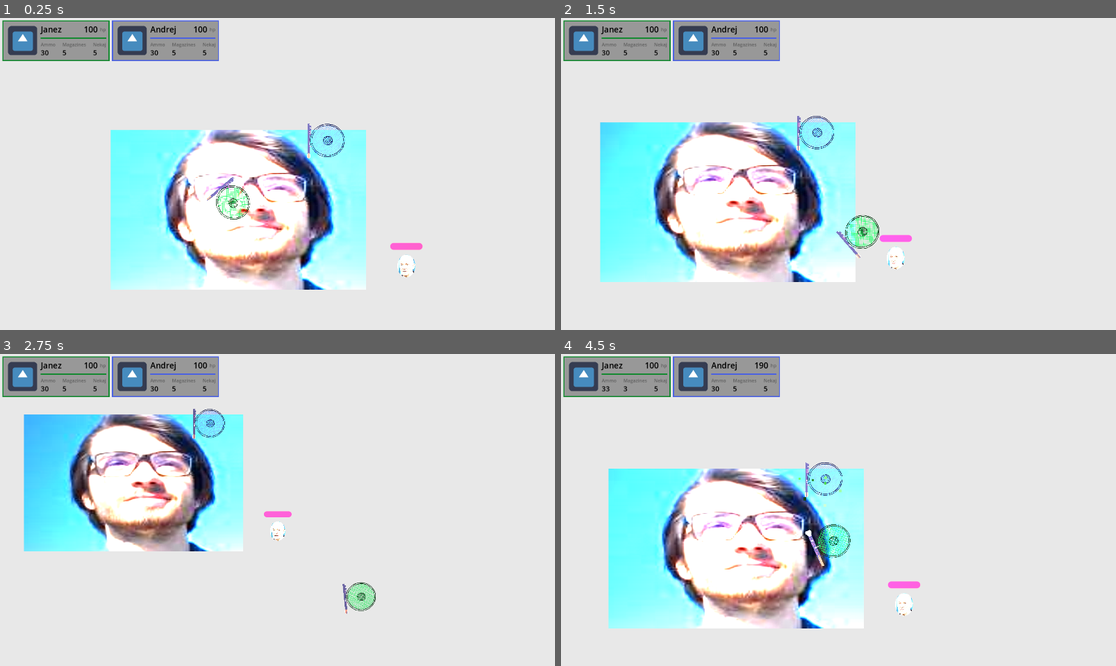
Above: before the commit, frames 1-4 (two rows, left to right).
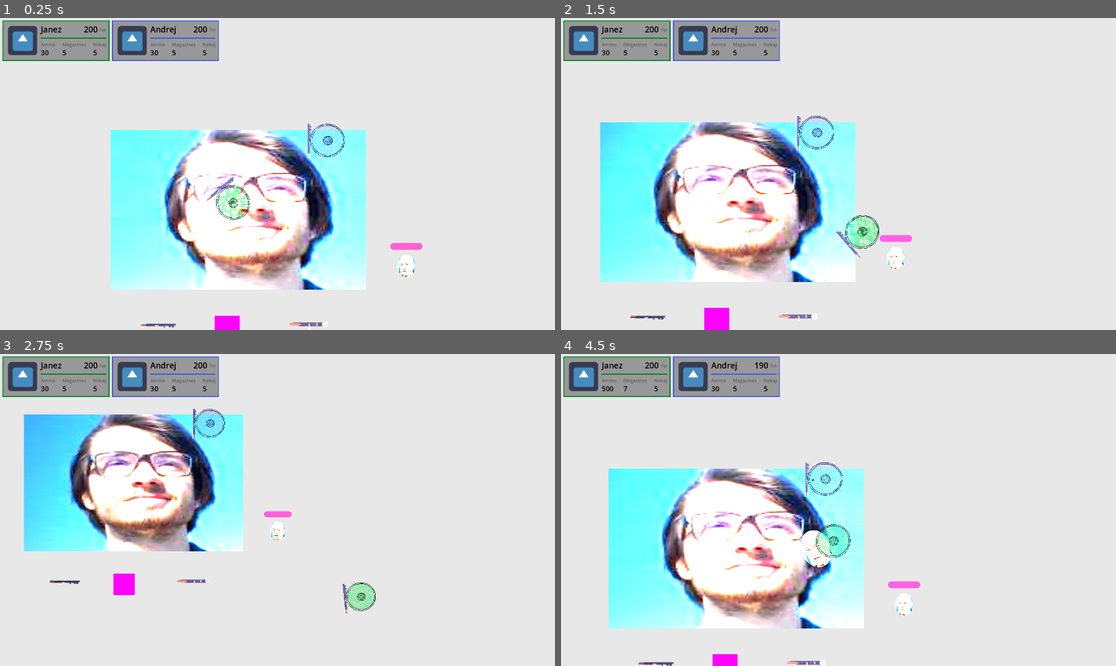
Above: after the commit, the same moments.

Repository: LanVukusic/GameX
Game: Godot game, scene res://TEST.tscn
The game is run twice, just before and just after one commit, with the same random seed, the same clock (stepped at 60 frames per second) and the same inputs. The engine's default icon, where the game draws it, is replaced by a stand-in: a white triangle on a blue panel in a dark square.
Inputs (mouse positions are in pixels of both pictures, inside the frame that each line leads up to):
- Up to frame 1 (0.25 s): no input
- Up to frame 2 (1.5 s): move the mouse to (960, 158) at 0.52 s; hold Right (ui_right) 0.53-1.28 s; hold Tab (CheckTree) 0.53-1.28 s; move the mouse to (727, 189) at 1.27 s; hold Down (ui_down) from 1.28 s (still down); tap Tab (CheckTree) at 1.35 s
- Up to frame 3 (2.75 s): move the mouse to (333, 441) at 2.02 s; release Down (ui_down) at 2.03 s; hold Right (ui_right) from 2.03 s (still down); hold L (Lamp) from 2.03 s (still down); tap Tab (CheckTree) at 2.3 s
- Up to frame 4 (4.5 s): move the mouse to (810, 572) at 2.77 s; release Right (ui_right) at 2.78 s; release L (Lamp) at 2.78 s; hold Up (ui_up) 2.78-3.53 s; click (810, 572) at 2.85 s; tap Tab (CheckTree) at 3.05, 3.8, 4.35 s; move the mouse to (1005, 556) at 3.52 s; hold 1 (WeaponSwitch) 3.53-4.28 s; hold Left (ui_left) from 3.53 s (still down); move the mouse to (672, 463) at 4.27 s

The runs differ from the first frame. In frame 1, 0.4% of the frame differs, in the area x 15-59%, y 2-100%; in frame 2, 0.5%; in frame 3, 0.4%; in frame 4, 0.8%, in the area x 7-49%, y 2-100%.
Error in both runs: Invalid access to property or key 'lamp' on a base object of type 'CharacterBody2D (Player)'. (res://Entities/Player/PlayerDevNode.gd:53)

Commit message:
fixed health ui, started adding a basic pickup system plus inventory

Diff:
--- /dev/null
+++ b/Godot/Components/PickUp/PickUp.tscn
@@ -0,0 +1,18 @@
+[gd_scene load_steps=4 format=3 uid="uid://b5n6tc3kklr8q"]
+
+[ext_resource type="Script" path="res://Components/hurtbox_component.gd" id="1_ftd4i"]
+[ext_resource type="Script" path="res://Components/PickUp/pick_up_logic.gd" id="1_muq3j"]
+
+[sub_resource type="CircleShape2D" id="CircleShape2D_r50w1"]
+
+[node name="PickUp" type="Node2D"]
+script = ExtResource("1_muq3j")
+
+[node name="Sprite2D" type="Sprite2D" parent="."]
+unique_name_in_owner = true
+
+[node name="HurtboxComponent" type="Area2D" parent="."]
+script = ExtResource("1_ftd4i")
+
+[node name="CollisionShape2D" type="CollisionShape2D" parent="HurtboxComponent"]
+shape = SubResource("CircleShape2D_r50w1")
--- /dev/null
+++ b/Godot/Components/PickUp/pick_up_logic.gd
@@ -0,0 +1,24 @@
+@tool
+extends Node2D
+
+
+@export var item: Item:
+	set(value):
+		item = value
+		if Engine.is_editor_hint():
+			_init_item_visuals()
+
+@onready var sprite: Sprite2D = %Sprite2D
+
+# Called when the node enters the scene tree for the first time.
+func _ready() -> void:
+	_init_item_visuals()
+
+# Called every frame. 'delta' is the elapsed time since the previous frame.
+func _process(delta: float) -> void:
+	pass
+
+
+func _init_item_visuals():
+	if item:
+		sprite.texture = item.sprite
--- a/Godot/Components/health_component.gd
+++ b/Godot/Components/health_component.gd
@@ -29,3 +29,6 @@
 
 func _init_health(value: int):
 	health = value
+
+func force_signal():
+	sig_health_changed.emit(health)
--- /dev/null
+++ b/Godot/Components/inventory_component.gd
@@ -0,0 +1,16 @@
+extends Node
+class_name InventoryComponent
+
+@export var items_held: Array[Item]
+
+
+# Called when the node enters the scene tree for the first time.
+func _ready() -> void:
+	pass # Replace with function body.
+
+# Called every frame. 'delta' is the elapsed time since the previous frame.
+func _process(delta: float) -> void:
+	pass
+
+func add_item(item: Item):
+	pass
--- /dev/null
+++ b/Godot/Components/pick_up_component.gd
@@ -0,0 +1,11 @@
+extends Node2D
+
+
+# Called when the node enters the scene tree for the first time.
+func _ready() -> void:
+	pass # Replace with function body.
+
+
+# Called every frame. 'delta' is the elapsed time since the previous frame.
+func _process(delta: float) -> void:
+	pass
--- /dev/null
+++ b/Godot/CustomResourcesTemplates/Item.gd
@@ -0,0 +1,11 @@
+extends Resource
+class_name Item
+
+@export_category("Name")
+@export var name: String
+
+@export_category("Scene")
+@export var scene: PackedScene
+
+@export_category("Sprite")
+@export var sprite: Texture2D
--- /dev/null
+++ b/Godot/CustomResourcesTemplates/WeaponItem.gd
@@ -0,0 +1,2 @@
+extends Item
+class_name WeaponItem
--- a/Godot/CustomResourcesTemplates/weapon_resource.gd
+++ b/Godot/CustomResourcesTemplates/weapon_stats.gd
@@ -1,5 +1,5 @@
 extends Resource
-class_name WeaponResource
+class_name WeaponStats
 
 signal ammo_change(ammo_count: int)
 signal magazine_change(mag_count: int)
--- a/Godot/Entities/Player/Player.tscn
+++ b/Godot/Entities/Player/Player.tscn
@@ -1,16 +1,21 @@
-[gd_scene load_steps=16 format=3 uid="uid://lrrmhxf8p6g3"]
+[gd_scene load_steps=21 format=3 uid="uid://lrrmhxf8p6g3"]
 
 [ext_resource type="Script" path="res://Entities/Player/Player.gd" id="1_3c7vl"]
 [ext_resource type="Resource" uid="uid://dy2cmdua6gms6" path="res://Entities/Player/PlayerResource.tres" id="2_dshqb"]
 [ext_resource type="PackedScene" uid="uid://bajkwgp562ka7" path="res://WeaponManager/WeaponManager.tscn" id="2_y2jhs"]
 [ext_resource type="Texture2D" uid="uid://duyjd8pucj7cm" path="res://Assets/Hat.png" id="4_64k0y"]
+[ext_resource type="Script" path="res://CustomResourcesTemplates/WeaponItem.gd" id="5_p3x3i"]
+[ext_resource type="Resource" uid="uid://b3umnknrbbkc1" path="res://Weapons/ranged_weapons/WeaponResources/GoodGun.tres" id="6_hh13q"]
 [ext_resource type="Script" path="res://Components/hurtbox_component.gd" id="6_j48yb"]
 [ext_resource type="Script" path="res://Components/health_component.gd" id="7_4gix7"]
+[ext_resource type="Resource" uid="uid://bgr4e6vws740w" path="res://Weapons/ranged_weapons/WeaponResources/JansaGun.tres" id="7_jqk74"]
+[ext_resource type="Resource" uid="uid://c3mxkg2lv0ige" path="res://Weapons/ranged_weapons/WeaponResources/ShitGun.tres" id="8_4gx4o"]
 [ext_resource type="Script" path="res://Components/move_input_component.gd" id="8_vgfwh"]
 [ext_resource type="Script" path="res://Components/character_move_component.gd" id="9_nm2o8"]
 [ext_resource type="Script" path="res://Components/look_input_component.gd" id="10_mtr7l"]
 [ext_resource type="Script" path="res://Components/look_component.gd" id="11_nkggg"]
 [ext_resource type="Script" path="res://Components/status_effect_handler_component.gd" id="11_qj6mh"]
+[ext_resource type="Script" path="res://Components/inventory_component.gd" id="12_50v3v"]
 
 [sub_resource type="CircleShape2D" id="CircleShape2D_aj4h7"]
 radius = 28.0
@@ -45,6 +50,7 @@
 
 [node name="WeaponManager" parent="." instance=ExtResource("2_y2jhs")]
 position = Vector2(-30, 0)
+avaliable_weapons = Array[ExtResource("5_p3x3i")]([ExtResource("6_hh13q"), ExtResource("7_jqk74"), ExtResource("8_4gx4o")])
 
 [node name="CollisionShape2D" type="CollisionShape2D" parent="."]
 shape = SubResource("CircleShape2D_aj4h7")
@@ -89,3 +95,6 @@
 script = ExtResource("11_nkggg")
 actor = NodePath("..")
 look_speed = 10.0
+
+[node name="InventoryComponent" type="Node" parent="."]
+script = ExtResource("12_50v3v")
--- a/Godot/TEST.tscn
+++ b/Godot/TEST.tscn
@@ -1,13 +1,17 @@
-[gd_scene load_steps=11 format=3 uid="uid://btda7ax5atic7"]
+[gd_scene load_steps=15 format=3 uid="uid://btda7ax5atic7"]
 
-[ext_resource type="PackedScene" uid="uid://bu1vvd37kb4tn" path="res://Camera/MainCamera.tscn" id="2_oifng"]
+[ext_resource type="PackedScene" path="res://Camera/MainCamera.tscn" id="2_oifng"]
 [ext_resource type="Texture2D" uid="uid://ckdbul8vla5d8" path="res://Assets/{768B6756-A940-4E02-B0D2-963D91A6511A}.png" id="3_i0f0g"]
-[ext_resource type="PackedScene" uid="uid://cb4lh3a0xlxc" path="res://Networking/socket_server.tscn" id="4_5k5dy"]
+[ext_resource type="PackedScene" path="res://Networking/socket_server.tscn" id="4_5k5dy"]
 [ext_resource type="PackedScene" uid="uid://lrrmhxf8p6g3" path="res://Entities/Player/Player.tscn" id="5_3rete"]
 [ext_resource type="PackedScene" uid="uid://cj6py650hlmmx" path="res://UI/UiManager.tscn" id="5_164ts"]
 [ext_resource type="Script" path="res://CustomResourcesTemplates/stats.gd" id="6_cuhn2"]
 [ext_resource type="Script" path="res://Entities/Player/PlayerDevNode.gd" id="6_ogjir"]
 [ext_resource type="PackedScene" uid="uid://c87u2t2spvcmv" path="res://Entities/Enemies/Zergling.tscn" id="8_4gdji"]
+[ext_resource type="PackedScene" uid="uid://b5n6tc3kklr8q" path="res://Components/PickUp/PickUp.tscn" id="8_scmed"]
+[ext_resource type="Resource" uid="uid://b3umnknrbbkc1" path="res://Weapons/ranged_weapons/WeaponResources/GoodGun.tres" id="9_saa1f"]
+[ext_resource type="Resource" uid="uid://bgr4e6vws740w" path="res://Weapons/ranged_weapons/WeaponResources/JansaGun.tres" id="11_gc82w"]
+[ext_resource type="Resource" uid="uid://c3mxkg2lv0ige" path="res://Weapons/ranged_weapons/WeaponResources/ShitGun.tres" id="11_u1j2j"]
 
 [sub_resource type="Resource" id="Resource_hprkm"]
 resource_local_to_scene = true
@@ -62,6 +66,18 @@
 
 [node name="{768b6756-a940-4e02-b0d2-963d91a6511a}" type="Sprite2D" parent="."]
 z_index = -1
-position = Vector2(-1.52588e-05, 1.90735e-06)
+position = Vector2(-3.08149e-33, 5.77779e-34)
 scale = Vector2(2.77703, 2.14167)
 texture = ExtResource("3_i0f0g")
+
+[node name="PickUp" parent="." instance=ExtResource("8_scmed")]
+position = Vector2(-128, 185)
+item = ExtResource("9_saa1f")
+
+[node name="PickUp2" parent="." instance=ExtResource("8_scmed")]
+position = Vector2(112, 185)
+item = ExtResource("11_u1j2j")
+
+[node name="PickUp3" parent="." instance=ExtResource("8_scmed")]
+position = Vector2(-18, 190)
+item = ExtResource("11_gc82w")
--- a/Godot/UI/UIPlayerNode.gd
+++ b/Godot/UI/UIPlayerNode.gd
@@ -13,7 +13,8 @@
 func _ready() -> void:
 	connected_player.weapon_manager.weapon_switched.connect(connect_singals)
 	connect_singals()
-	connected_player.weapon_manager.current_weapon.WEAPON.force_signal()
+	connected_player.weapon_manager.current_weapon.weapon_stats.force_signal()
+	connected_player.healthcomponent.force_signal()
 
 func set_curr_ammo_count(ammo_count: int):
 	ammo.text = str(ammo_count)
@@ -37,11 +38,11 @@
 
 
 func connect_singals():
-	if (!connected_player.weapon_manager.current_weapon.WEAPON.ammo_change.is_connected(set_curr_ammo_count)):
-		connected_player.weapon_manager.current_weapon.WEAPON.ammo_change.connect(set_curr_ammo_count)
+	if (!connected_player.weapon_manager.current_weapon.weapon_stats.ammo_change.is_connected(set_curr_ammo_count)):
+		connected_player.weapon_manager.current_weapon.weapon_stats.ammo_change.connect(set_curr_ammo_count)
 
-	if (!connected_player.weapon_manager.current_weapon.WEAPON.magazine_change.is_connected(set_curr_mag_count)):
-		connected_player.weapon_manager.current_weapon.WEAPON.magazine_change.connect(set_curr_mag_count)
+	if (!connected_player.weapon_manager.current_weapon.weapon_stats.magazine_change.is_connected(set_curr_mag_count)):
+		connected_player.weapon_manager.current_weapon.weapon_stats.magazine_change.connect(set_curr_mag_count)
 
 	if (!connected_player.joined.is_connected(set_player_color_name)):
 		connected_player.joined.connect(set_player_color_name)
--- a/Godot/WeaponManager/WeaponManager.tscn
+++ b/Godot/WeaponManager/WeaponManager.tscn
@@ -1,11 +1,7 @@
-[gd_scene load_steps=5 format=3 uid="uid://bajkwgp562ka7"]
+[gd_scene load_steps=2 format=3 uid="uid://bajkwgp562ka7"]
 
 [ext_resource type="Script" path="res://WeaponManager/weapon_manager.gd" id="1_w2u53"]
-[ext_resource type="PackedScene" uid="uid://xh18vyvxxyev" path="res://Weapons/ranged_weapons/Jansa_gun/JansaGun.tscn" id="3_3em6w"]
-[ext_resource type="PackedScene" uid="uid://bkqvwyt2n84pc" path="res://Weapons/ranged_weapons/Good_gun/GoodGun.tscn" id="4_a5gc4"]
-[ext_resource type="PackedScene" uid="uid://wxeb7vtfni6g" path="res://Weapons/ranged_weapons/Shit_gun/ShitGun.tscn" id="5_rhlds"]
 
 [node name="WeaponManager" type="Node2D"]
 texture_filter = 1
 script = ExtResource("1_w2u53")
-avaliable_weapons = Array[PackedScene]([ExtResource("4_a5gc4"), ExtResource("5_rhlds"), ExtResource("3_3em6w")])
--- a/Godot/WeaponManager/weapon_base/weapon.gd
+++ b/Godot/WeaponManager/weapon_base/weapon_base.gd
@@ -1,12 +1,12 @@
 extends Node2D
-class_name Weapon
+class_name WeaponBase
 
 signal shoot_pressed
 signal shoot_released
 signal reload_active
 
 
-@export var WEAPON: WeaponResource
+@export var weapon_stats: WeaponStats
 
 @export var current_bullet: PackedScene
 var sprite: Sprite2D
@@ -25,7 +25,7 @@
 	reload_active.connect(reload)
 	shoot_pressed.connect(on_shoot_active)
 	shoot_released.connect(on_shoot_relase)
-	WEAPON.init_weapon_values()
+	weapon_stats.init_weapon_values()
 
 	#intialise fire_timer
 	init_fire_timer()
@@ -36,8 +36,9 @@
 func _process(_delta: float) -> void:
 	pass
 
+
 func _physics_process(_delta: float) -> void:
-	if  is_shoot_pressed and WEAPON.is_automatic:
+	if  is_shoot_pressed and weapon_stats.is_automatic:
 		fire()
 
 func _on_fire_timer_timeout():
@@ -48,8 +49,10 @@
 	fire()
 	is_shoot_pressed = true
 
+
 func on_shoot_relase() -> void:
 	is_shoot_pressed = false
+
 
 func init_fire_timer() -> void:
 	fire_timer = Timer.new()
@@ -58,6 +61,7 @@
 	fire_timer.timeout.connect(_on_fire_timer_timeout)
 	add_child(fire_timer)
 
+
 func init_reload_timer() -> void:
 	reload_timer = Timer.new()
 	reload_timer.name = "ReloadTimer"
@@ -65,10 +69,11 @@
 	reload_timer.timeout.connect(_on_reload_timeout)
 	add_child(reload_timer)
 
+
 func fire() -> void:
 	if can_shoot and current_weapon_state == weapon_state.READY:
 		# Decrement ammo and instantiate the bullet
-		if WEAPON.current_mag_ammo <= 0:
+		if weapon_stats.current_mag_ammo <= 0:
 			print("Out of ammo.")
 			return
 
@@ -78,25 +83,27 @@
 		get_tree().get_root().add_child(bullet)
 
 		can_shoot = false
-		fire_timer.start(WEAPON.fire_rate)
-		WEAPON.change_ammo_count(-1)
-		print("Ammo left:", WEAPON.current_mag_ammo)
+		fire_timer.start(weapon_stats.fire_rate)
+		weapon_stats.change_ammo_count(-1)
+		print("Ammo left:", weapon_stats.current_mag_ammo)
+
 
 func reload() -> void:
 	if current_weapon_state == weapon_state.RELOADING:
 		print("Already reloading.")
 		return
 
-	if WEAPON.current_mags == 0:
+	if weapon_stats.current_mags == 0:
 		print("No more magazines.")
 		return
 
 	current_weapon_state = weapon_state.RELOADING
-	reload_timer.start(WEAPON.reload_time)
+	reload_timer.start(weapon_stats.reload_time)
 	print("Reloading...")
 
+
 func _on_reload_timeout() -> void:
-	WEAPON.change_magazine_count(-1)
-	WEAPON.replenish_ammo()
+	weapon_stats.change_magazine_count(-1)
+	weapon_stats.replenish_ammo()
 	current_weapon_state = weapon_state.READY
 	#print("Reload complete. Magazines left:", WEAPON.current_mags)
--- a/Godot/WeaponManager/weapon_manager.gd
+++ b/Godot/WeaponManager/weapon_manager.gd
@@ -5,14 +5,14 @@
 signal switch_weapons_pressed
 
 #@export var current_bullet: PackedScene
-@export var avaliable_weapons: Array[PackedScene]
-var weapon_stack: Array[Weapon] = [] # To hold instantiated Weapon nodes
-@export var current_weapon: Weapon = null
+@export var avaliable_weapons: Array[WeaponItem]
+var weapon_stack: Array[WeaponBase] = [] # To hold instantiated Weapon nodes
+@export var current_weapon: WeaponBase = null
 
 func _ready() -> void:
 	# Initialize weapons from available resources
 	for w in avaliable_weapons:
-		var weapon = w.instantiate() as Weapon
+		var weapon = w.scene.instantiate() as WeaponBase
 		add_child(weapon)
 		weapon_stack.append(weapon)
 
@@ -32,18 +32,13 @@
 	for w in weapon_stack:
 		if (w.get_parent() != null):
 			remove_child(w)
-			print("brisem ", w, w.get_parent())
+#			print("brisem ", w, w.get_parent())
 	# Switch visibility and set the new weapon
 	current_weapon = weapon_stack[next_index]
 	add_child(current_weapon)
 
 	current_weapon.is_shoot_pressed = false
 	weapon_switched.emit()
-	current_weapon.WEAPON.force_signal()
+	current_weapon.weapon_stats.force_signal()
 
 	print("Switched to weapon:", current_weapon.name)
-
-func _input(event: InputEvent) -> void:
-	# Listen for input to switch weapons
-	if event.is_action_pressed("CheckTree"):
-		print_tree()
--- a/Godot/Weapons/ranged_weapons/Good_gun/GoodGun.tscn
+++ b/Godot/Weapons/ranged_weapons/Good_gun/GoodGun.tscn
@@ -1,13 +1,13 @@
 [gd_scene load_steps=5 format=3 uid="uid://bkqvwyt2n84pc"]
 
-[ext_resource type="Script" path="res://WeaponManager/weapon_base/weapon.gd" id="1_823sq"]
+[ext_resource type="Script" path="res://WeaponManager/weapon_base/weapon_base.gd" id="1_823sq"]
 [ext_resource type="Texture2D" uid="uid://o7npuoqcema3" path="res://Assets/malo_bujs_gun.png" id="1_dek6u"]
 [ext_resource type="Resource" uid="uid://c1e3qvcnk0adb" path="res://Weapons/ranged_weapons/Good_gun/Good_gun.tres" id="2_jm03g"]
 [ext_resource type="PackedScene" uid="uid://brfnadljnnin1" path="res://Projectiles/Projectile.tscn" id="3_x80c3"]
 
 [node name="GoodGun" type="Node2D"]
 script = ExtResource("1_823sq")
-WEAPON = ExtResource("2_jm03g")
+weapon_stats = ExtResource("2_jm03g")
 current_bullet = ExtResource("3_x80c3")
 
 [node name="Sprite2D" type="Sprite2D" parent="."]
--- a/Godot/Weapons/ranged_weapons/Good_gun/Good_gun.tres
+++ b/Godot/Weapons/ranged_weapons/Good_gun/Good_gun.tres
@@ -1,6 +1,6 @@
-[gd_resource type="Resource" script_class="WeaponResource" load_steps=2 format=3 uid="uid://c1e3qvcnk0adb"]
+[gd_resource type="Resource" script_class="WeaponStats" load_steps=2 format=3 uid="uid://c1e3qvcnk0adb"]
 
-[ext_resource type="Script" path="res://CustomResourcesTemplates/weapon_resource.gd" id="1_t3svt"]
+[ext_resource type="Script" path="res://CustomResourcesTemplates/weapon_stats.gd" id="1_t3svt"]
 
 [resource]
 resource_local_to_scene = true
@@ -11,6 +11,6 @@
 reload_time = 0.5
 fire_rate = 0.5
 is_automatic = true
-damage_per_shot = 0.0
+damage_per_shot = 10.0
 weapon_range = 0.0
 bullet_spread = 0.0
--- a/Godot/Weapons/ranged_weapons/Jansa_gun/JansaGun.tscn
+++ b/Godot/Weapons/ranged_weapons/Jansa_gun/JansaGun.tscn
@@ -1,13 +1,13 @@
 [gd_scene load_steps=5 format=3 uid="uid://xh18vyvxxyev"]
 
 [ext_resource type="Texture2D" uid="uid://dccwrged26vuk" path="res://Weapons/ranged_weapons/Jansa_gun/jansa.png" id="1_hmv2h"]
-[ext_resource type="Script" path="res://WeaponManager/weapon_base/weapon.gd" id="1_ysuf2"]
+[ext_resource type="Script" path="res://WeaponManager/weapon_base/weapon_base.gd" id="1_ysuf2"]
 [ext_resource type="Resource" uid="uid://cr8topnu8vra5" path="res://Weapons/ranged_weapons/Jansa_gun/jansa_gun.tres" id="2_e0kjw"]
 [ext_resource type="PackedScene" uid="uid://brfnadljnnin1" path="res://Projectiles/Projectile.tscn" id="3_o7l1v"]
 
 [node name="JansaGun" type="Node2D"]
 script = ExtResource("1_ysuf2")
-WEAPON = ExtResource("2_e0kjw")
+weapon_stats = ExtResource("2_e0kjw")
 current_bullet = ExtResource("3_o7l1v")
 
 [node name="Sprite2D" type="Sprite2D" parent="."]
--- a/Godot/Weapons/ranged_weapons/Jansa_gun/jansa_gun.tres
+++ b/Godot/Weapons/ranged_weapons/Jansa_gun/jansa_gun.tres
@@ -1,11 +1,11 @@
-[gd_resource type="Resource" script_class="WeaponResource" load_steps=2 format=3 uid="uid://cr8topnu8vra5"]
+[gd_resource type="Resource" script_class="WeaponStats" load_steps=2 format=3 uid="uid://cr8topnu8vra5"]
 
-[ext_resource type="Script" path="res://CustomResourcesTemplates/weapon_resource.gd" id="1_c2kmi"]
+[ext_resource type="Script" path="res://CustomResourcesTemplates/weapon_stats.gd" id="1_xwq8q"]
 
 [resource]
 resource_local_to_scene = true
-script = ExtResource("1_c2kmi")
-name = "Jansa Gun"
+script = ExtResource("1_xwq8q")
+name = "JansaGun"
 max_magazines = 7
 magazine_capacity = 500
 reload_time = 0.1
--- a/Godot/Weapons/ranged_weapons/Shit_gun/ShitGun.tscn
+++ b/Godot/Weapons/ranged_weapons/Shit_gun/ShitGun.tscn
@@ -1,13 +1,13 @@
 [gd_scene load_steps=5 format=3 uid="uid://wxeb7vtfni6g"]
 
-[ext_resource type="Script" path="res://WeaponManager/weapon_base/weapon.gd" id="1_gjj3e"]
+[ext_resource type="Script" path="res://WeaponManager/weapon_base/weapon_base.gd" id="1_gjj3e"]
 [ext_resource type="Texture2D" uid="uid://tmujhoyrchio" path="res://Assets/shit_gun.png" id="1_ycq1t"]
 [ext_resource type="Resource" uid="uid://bq8mwxf25o25k" path="res://Weapons/ranged_weapons/Shit_gun/Shit_gun.tres" id="2_4jp1l"]
 [ext_resource type="PackedScene" uid="uid://brfnadljnnin1" path="res://Projectiles/Projectile.tscn" id="3_w42fv"]
 
 [node name="ShitGun" type="Node2D"]
 script = ExtResource("1_gjj3e")
-WEAPON = ExtResource("2_4jp1l")
+weapon_stats = ExtResource("2_4jp1l")
 current_bullet = ExtResource("3_w42fv")
 
 [node name="Sprite2D" type="Sprite2D" parent="."]
--- a/Godot/Weapons/ranged_weapons/Shit_gun/Shit_gun.tres
+++ b/Godot/Weapons/ranged_weapons/Shit_gun/Shit_gun.tres
@@ -1,11 +1,11 @@
-[gd_resource type="Resource" script_class="WeaponResource" load_steps=2 format=3 uid="uid://bq8mwxf25o25k"]
+[gd_resource type="Resource" script_class="WeaponStats" load_steps=2 format=3 uid="uid://bq8mwxf25o25k"]
 
-[ext_resource type="Script" path="res://CustomResourcesTemplates/weapon_resource.gd" id="1_8nx3p"]
+[ext_resource type="Script" path="res://CustomResourcesTemplates/weapon_stats.gd" id="1_w3cvk"]
 
 [resource]
 resource_local_to_scene = true
-script = ExtResource("1_8nx3p")
-name = "Shit_gun"
+script = ExtResource("1_w3cvk")
+name = "ShitGun"
 max_magazines = 3
 magazine_capacity = 33
 reload_time = 1.0
--- /dev/null
+++ b/Godot/Weapons/ranged_weapons/WeaponResources/GoodGun.tres
@@ -0,0 +1,11 @@
+[gd_resource type="Resource" script_class="WeaponItem" load_steps=4 format=3 uid="uid://b3umnknrbbkc1"]
+
+[ext_resource type="Script" path="res://CustomResourcesTemplates/WeaponItem.gd" id="1_2p0ed"]
+[ext_resource type="PackedScene" uid="uid://bkqvwyt2n84pc" path="res://Weapons/ranged_weapons/Good_gun/GoodGun.tscn" id="1_og5cx"]
+[ext_resource type="Texture2D" uid="uid://o7npuoqcema3" path="res://Assets/malo_bujs_gun.png" id="3_g7tur"]
+
+[resource]
+script = ExtResource("1_2p0ed")
+name = "GoodGun"
+scene = ExtResource("1_og5cx")
+sprite = ExtResource("3_g7tur")
--- /dev/null
+++ b/Godot/Weapons/ranged_weapons/WeaponResources/JansaGun.tres
@@ -0,0 +1,13 @@
+[gd_resource type="Resource" script_class="WeaponItem" load_steps=4 format=3 uid="uid://bgr4e6vws740w"]
+
+[ext_resource type="PackedScene" uid="uid://xh18vyvxxyev" path="res://Weapons/ranged_weapons/Jansa_gun/JansaGun.tscn" id="1_40jnb"]
+[ext_resource type="Script" path="res://CustomResourcesTemplates/WeaponItem.gd" id="1_hpetx"]
+
+[sub_resource type="PlaceholderTexture2D" id="PlaceholderTexture2D_1fof6"]
+size = Vector2(40, 40)
+
+[resource]
+script = ExtResource("1_hpetx")
+name = "JansaGun"
+scene = ExtResource("1_40jnb")
+sprite = SubResource("PlaceholderTexture2D_1fof6")
--- /dev/null
+++ b/Godot/Weapons/ranged_weapons/WeaponResources/ShitGun.tres
@@ -0,0 +1,11 @@
+[gd_resource type="Resource" script_class="WeaponItem" load_steps=4 format=3 uid="uid://c3mxkg2lv0ige"]
+
+[ext_resource type="PackedScene" uid="uid://wxeb7vtfni6g" path="res://Weapons/ranged_weapons/Shit_gun/ShitGun.tscn" id="1_fceui"]
+[ext_resource type="Script" path="res://CustomResourcesTemplates/WeaponItem.gd" id="1_ldsf1"]
+[ext_resource type="Texture2D" uid="uid://tmujhoyrchio" path="res://Assets/shit_gun.png" id="3_283kp"]
+
+[resource]
+script = ExtResource("1_ldsf1")
+name = "ShitGun"
+scene = ExtResource("1_fceui")
+sprite = ExtResource("3_283kp")
